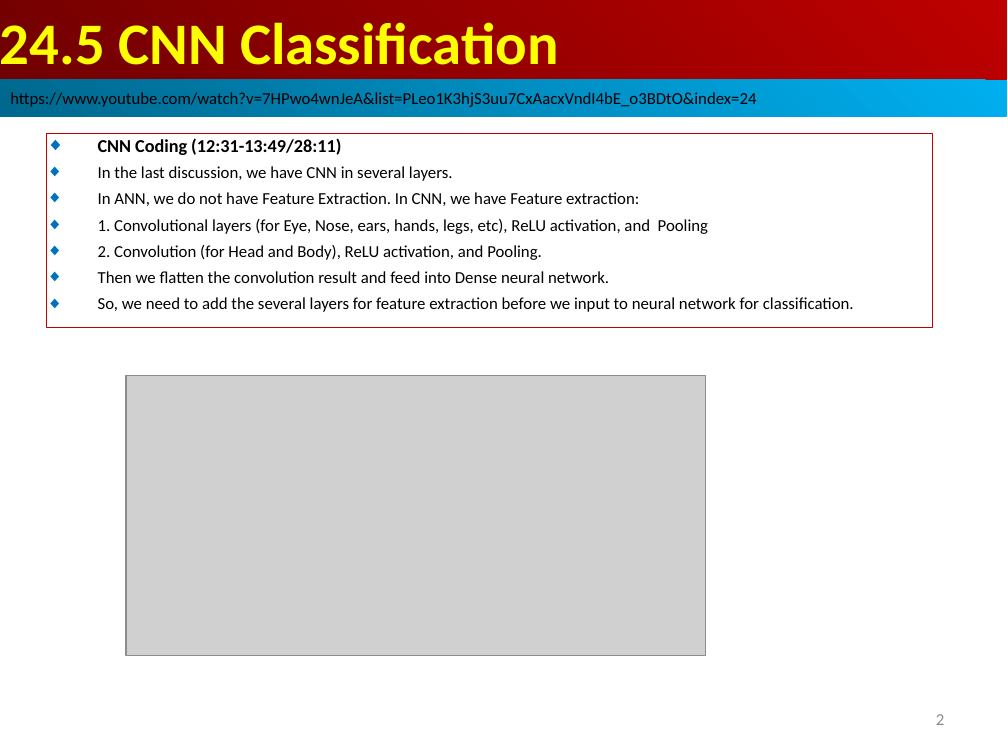
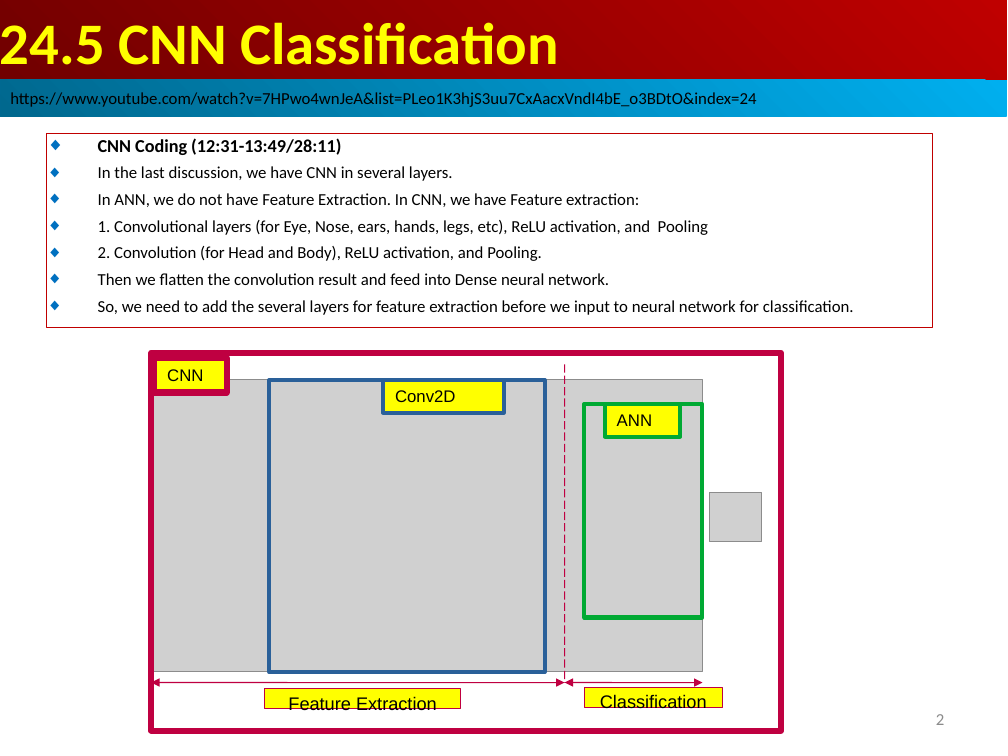
Before and after one commit to peterhchen/AIU_CS512_DL, a slide deck: slide 2 of 000_Lecture_Project/week12/01_Lecture/24.05_CIFAR_CNN.ppt. Drawn at 1008x756 pixels with LibreOffice and Linux fonts; fonts in the diff are those of the drawing; grey boxes stand for pictures. Boxes give left, top, right and bottom in pixels: in the first picture for what was removed or moved away, otherwise in the second. Text is boxed around its words. In the diff, an @@ line names an element or a change of style, - is before the commit and + after.

```diff
--- a/000_Lecture_Project/week12/01_Lecture/24.05_CIFAR_CNN.ppt
+++ b/000_Lecture_Project/week12/01_Lecture/24.05_CIFAR_CNN.ppt
@@ group added at [151,353,781,731]: 8 rectangles, 2 double arrows, 1 picture, 1 line @@
+Classification
+Feature Extraction
+ANN
+Conv2D
+CNN
@@ picture: place and size @@
-picture at [126,376,706,655]
+picture at [151,379,703,671]
```
